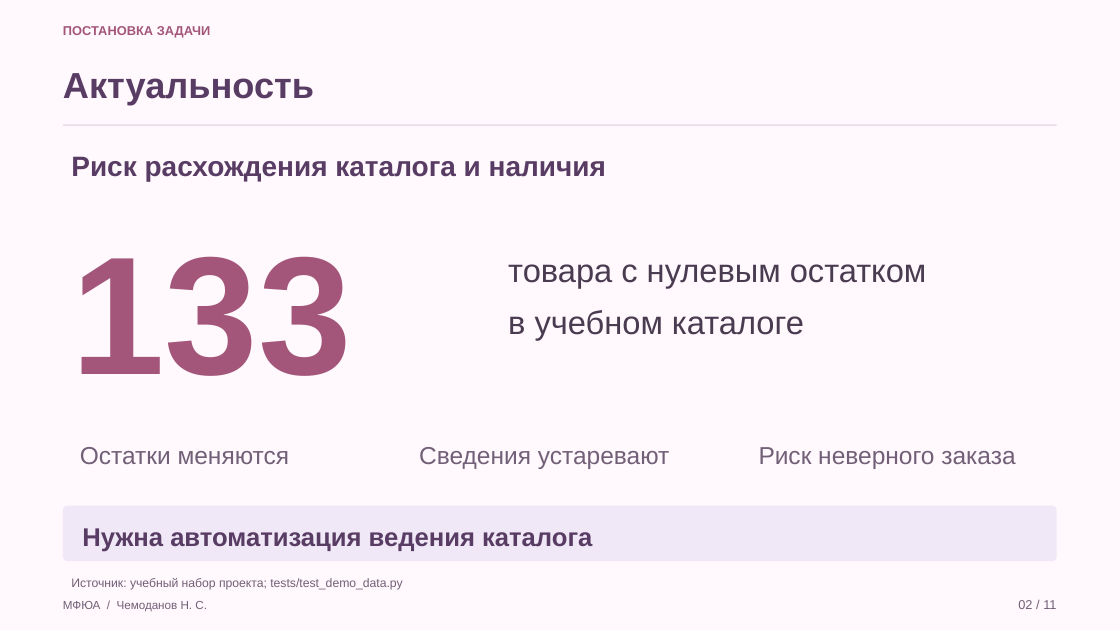
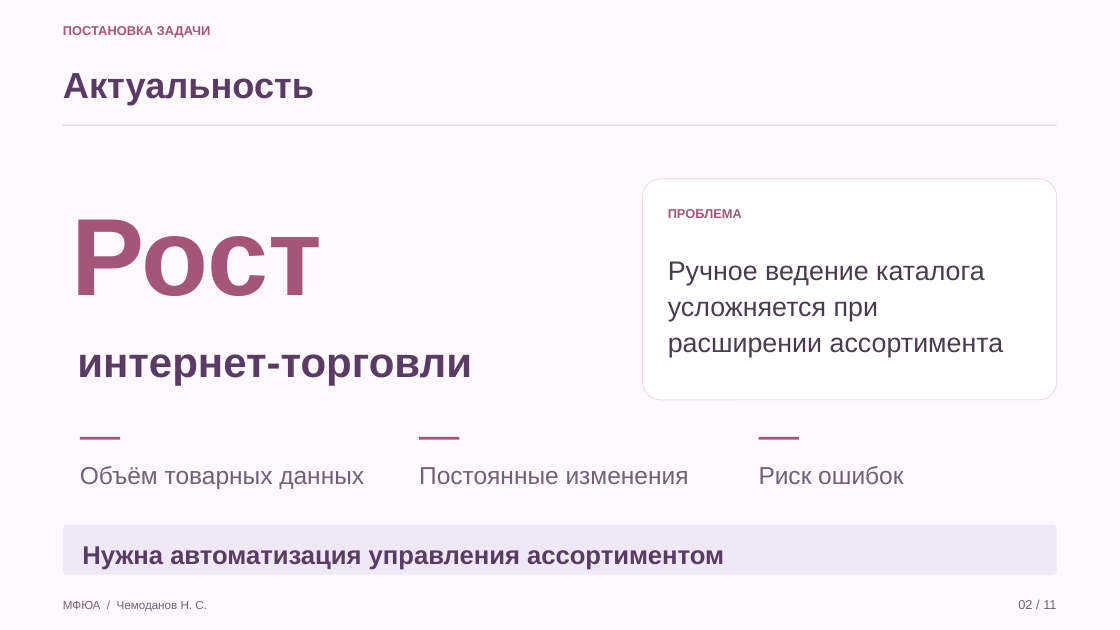
Before and after one commit to Koryza/kyyyyyrsach, a slide deck: slide 1 of docs/defense/relevance_slide.pptx. Drawn at 1120x630 pixels with LibreOffice and Linux fonts; fonts in the diff are those of the drawing. Boxes give left, top, right and bottom in pixels: in the first picture for what was removed or moved away, otherwise in the second. Text is boxed around its words. In the diff, an @@ line names an element or a change of style, - is before the commit and + after.

```diff
--- a/docs/defense/relevance_slide.pptx
+++ b/docs/defense/relevance_slide.pptx
@@ text removed at box(71, 156, 606, 181) @@
-Риск расхождения каталога и наличия
@@ rounded rectangle added at box(643, 179, 1057, 400), fill #FFFFFF, outline #EADDE9 0.8 pt @@
@@ text added at box(668, 209, 742, 218), 11 pt, text #A3567A, bold @@
+ПРОБЛЕМА
@@ text added at box(71, 219, 321, 296), 94 pt, text #A3567A, bold @@
+Рост
@@ text removed at box(508, 264, 927, 340) @@
-товара с нулевым остатком
-в учебном каталоге
@@ text added at box(668, 261, 1004, 358), 23 pt, text #493B50 @@
+Ручное ведение каталога усложняется при расширении ассортимента
@@ text at box(77, 354, 472, 385): text changed; size 144 to 36 pt; text colour #A3567A to #583C64 @@
-133
+интернет-торговли
@@ text removed at box(80, 447, 290, 464) @@
-Остатки меняются
@@ rectangle added at box(80, 437, 120, 440), fill #A3567A @@
@@ text removed at box(419, 447, 670, 469) @@
-Сведения устаревают
@@ rectangle added at box(419, 437, 460, 440), fill #A3567A @@
@@ rectangle added at box(759, 437, 799, 440), fill #A3567A @@
@@ text added at box(80, 466, 364, 489), 21 pt, text #726078 @@
+Объём товарных данных
@@ text added at box(419, 467, 689, 484), 21 pt, text #726078 @@
+Постоянные изменения
@@ text at box(759, 466, 903, 484): text changed @@
-Риск неверного заказа
+Риск ошибок
@@ rounded rectangle: place and size @@
-rounded rectangle at box(63, 506, 1057, 561)
+rounded rectangle at box(63, 525, 1057, 575)
@@ text at box(82, 546, 724, 570): text changed @@
-Нужна автоматизация ведения каталога
+Нужна автоматизация управления ассортиментом
@@ text removed at box(71, 578, 402, 590) @@
-Источник: учебный набор проекта; tests/test_demo_data.py
```
Also in this commit, not shown: 12 other files.
